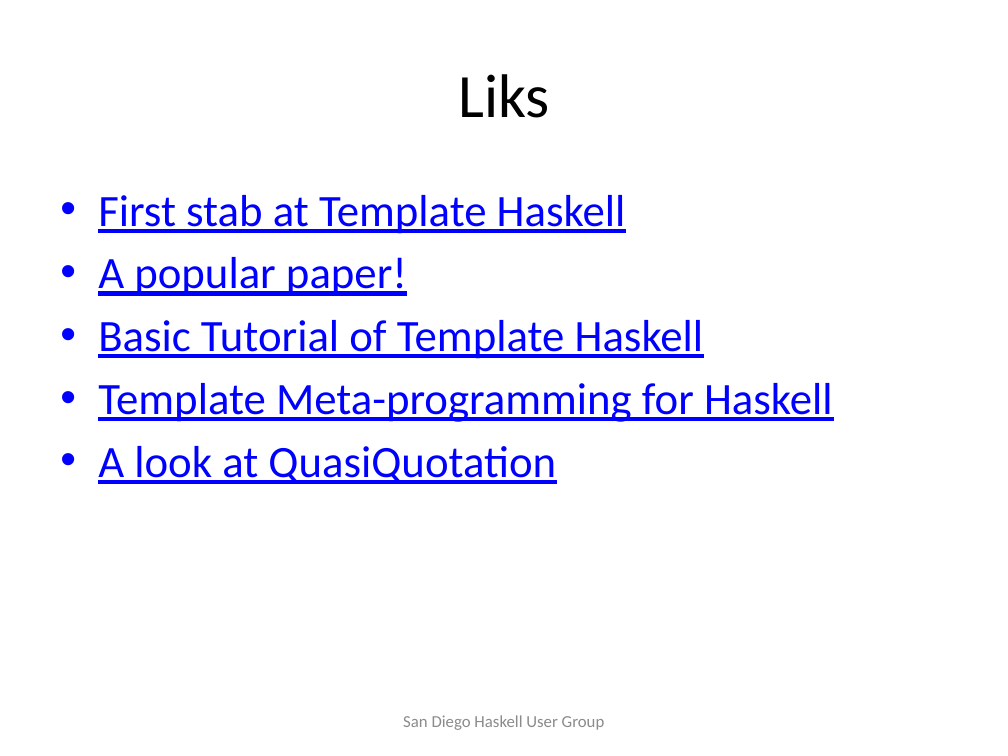
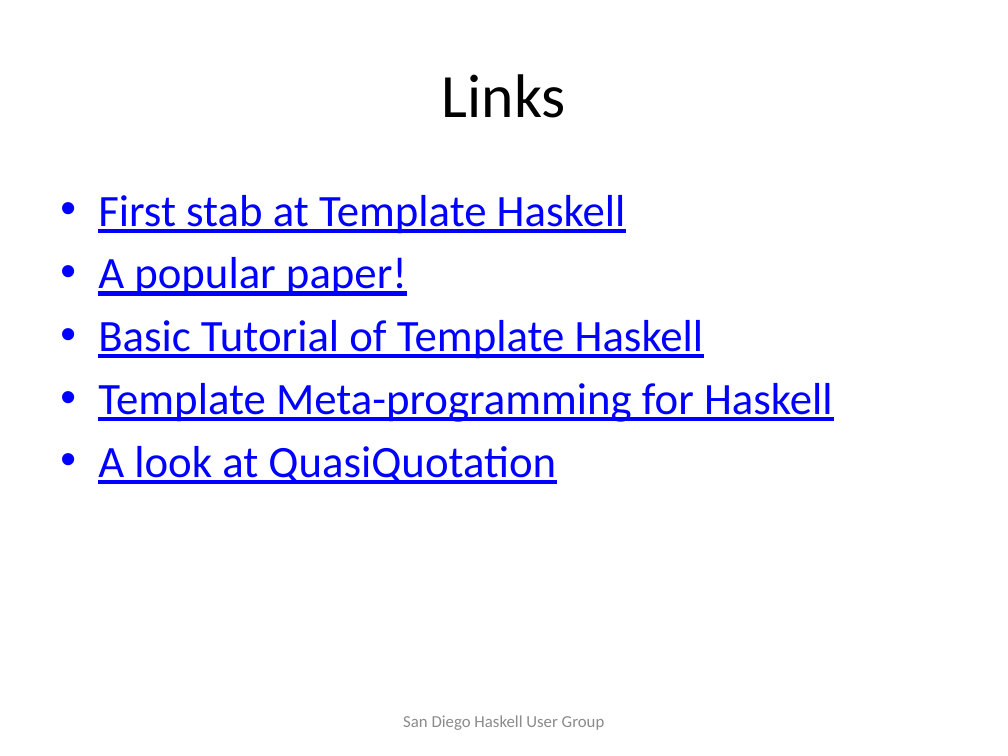
Before and after one commit to ahorjia/MiscHaskell, a slide deck: slide 13 of TH/THPresentation.pptx. Drawn at 1008x756 pixels with LibreOffice and Linux fonts; fonts in the diff are those of the drawing. Boxes give left, top, right and bottom in pixels: in the first picture for what was removed or moved away, otherwise in the second. Text is boxed around its words. In the diff, an @@ line names an element or a change of style, - is before the commit and + after.

```diff
--- a/TH/THPresentation.pptx
+++ b/TH/THPresentation.pptx
@@ title at <box>442,74,566,118</box>: text changed @@
-Liks
+Links
```
Also in this commit, not shown: 3 other files.
